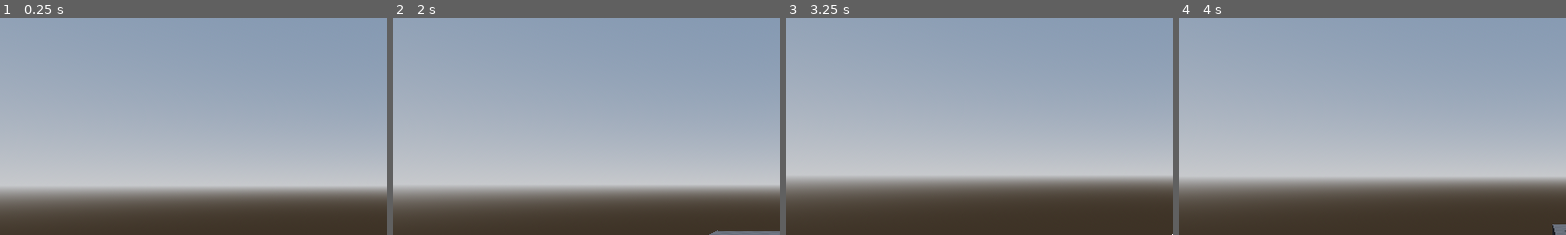
Above: before the commit, frames 1-4 (left to right).
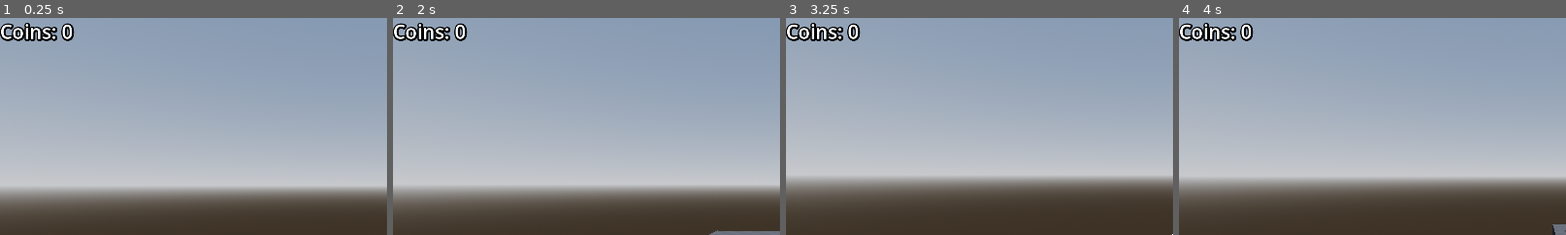
Above: after the commit, the same moments.

Repository: thiagovandieten/godot_simple_platformer
Game: Godot game, scene res://level.tscn
Two runs of this game, one before a commit and one after it. Both use one fixed random seed, a clock stepped at 60 frames per second and the inputs below. The engine's default icon, where the game draws it, is replaced by a stand-in: a white triangle on a blue panel in a dark square.
Inputs (mouse positions are % of the whole screen's width and height, from its top left):
- Up to frame 1 (0.25 s): no input
- Up to frame 2 (2 s): move the mouse to (55, 50) at 0.52 s; hold W (move_forward) from 0.53 s (still down); tap Space (jump) at 0.77, 1.52 s; move the mouse to (45, 50) at 1.27 s
- Up to frame 3 (3.25 s): keep holding W (move_forward); move the mouse to (52, 48) at 2.02 s; move the mouse to (49, 52) at 2.77 s; tap Space (jump) at 3.02 s
- Up to frame 4 (4 s): keep holding W (move_forward); move the mouse to (57, 51) at 3.52 s; tap Space (jump) at 3.77 s
The pictures show only the part of the screen within x 0-50%, y 0-50%; the shares and areas given below are measured in that part.

The runs differ from the first frame. In frame 1, 1.1% of the frame differs, in the area x 0-20%, y 2-11%; in frame 2, 1.1%; in frame 3, 1.1%; in frame 4, 1.1%.

Commit message:
add coin counter

Diff:
--- a/coin.gd
+++ b/coin.gd
@@ -19,3 +19,4 @@
 		tween.tween_property(self, "scale", Vector3.ZERO, 0.2)
 		tween.set_parallel(false)
 		tween.tween_callback(queue_free)
+		tween.tween_callback(func(): body.coin_count += 1) #anonymous func
--- a/player.gd
+++ b/player.gd
@@ -6,6 +6,12 @@
 
 @onready var twist_pivot := $TwistPivot
 @onready var pitch_pivot := $TwistPivot/PitchPivot
+@onready var label := $CanvasLayer/Label
+
+var coin_count:= 0: #getters/setters
+	set(value):
+		coin_count = value
+		label.text = "Coins: " + str(coin_count)
 
 # Called when the node enters the scene tree for the first time.
 func _ready() -> void:
--- a/player.tscn
+++ b/player.tscn
@@ -6,6 +6,11 @@
 
 [sub_resource type="ConvexPolygonShape3D" id="ConvexPolygonShape3D_iui1g"]
 points = PackedVector3Array(-0.125207, -0.532801, -0.480507, 0.0227831, 0.47607, 0.498884, 0.169713, 0.559144, 0.464172 …(924 unchanged characters)…
+
+[sub_resource type="LabelSettings" id="LabelSettings_ji266"]
+font_size = 48
+shadow_size = 16
+shadow_color = Color(0, 0, 0, 1)
 
 [node name="Player" type="RigidBody3D"]
 lock_rotation = true
@@ -28,3 +33,11 @@
 
 [node name="RayCast3D" type="RayCast3D" parent="."]
 target_position = Vector3(0, -1.2, 0)
+
+[node name="CanvasLayer" type="CanvasLayer" parent="."]
+
+[node name="Label" type="Label" parent="CanvasLayer"]
+offset_right = 40.0
+offset_bottom = 23.0
+text = "Coins: 0"
+label_settings = SubResource("LabelSettings_ji266")
Not shown: 1 places in player.tscn that only renumber resources
